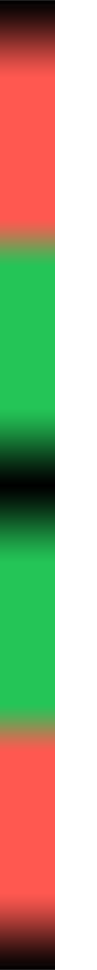
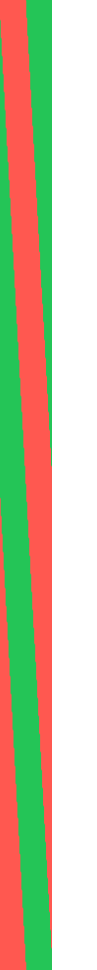
Layered file, before and after one edit (97 × 970). Changes by layer:
showed "Green", painted on it over (0, 0, 55, 970)
showed "Red" over (0, 0, 55, 970)
hid "Gradient" over (0, 0, 55, 970)
painted on "White" over (45, 0, 55, 970)
